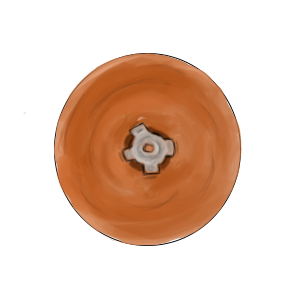
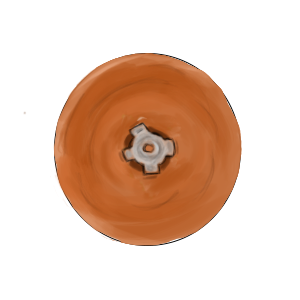
The second 300 x 300 image is a revision of the first. Changes to its layers:
added layer "Calque 2 copie" above "Calque 2" over [23,53,242,246]
